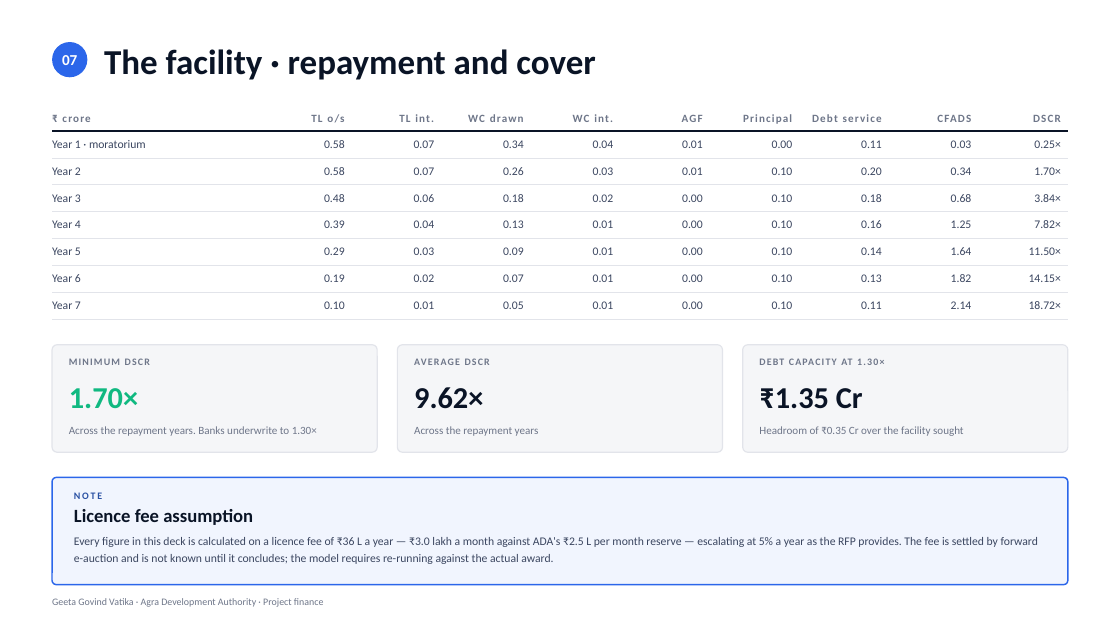
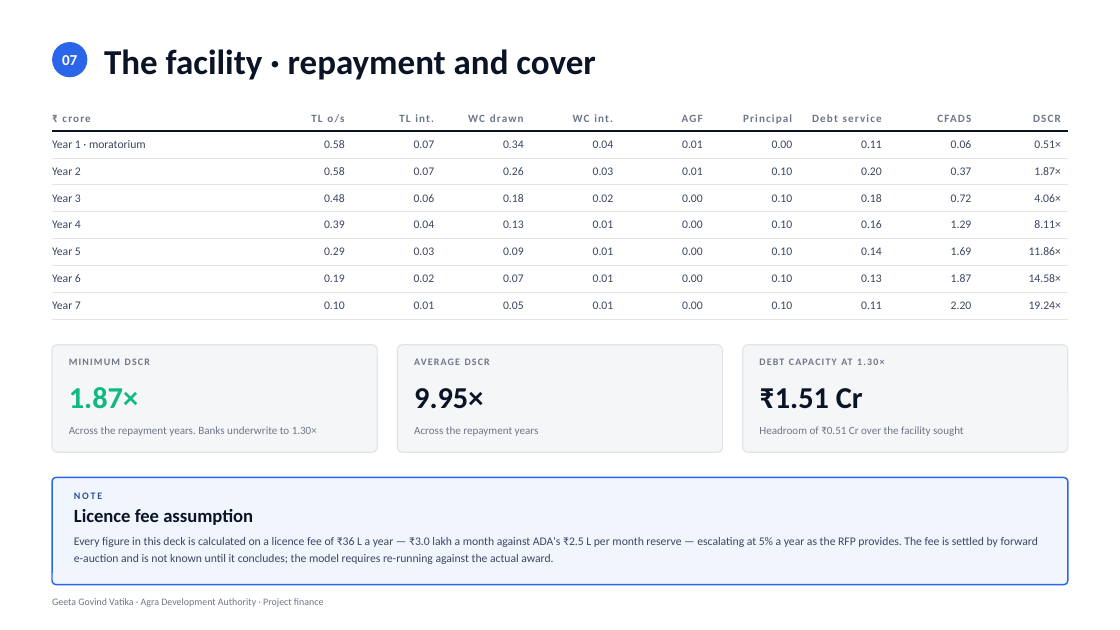
Before and after one commit to eodcfo/vappl-deck, a slide deck: slide 11 of pptx/EOD-Geeta-Govind-Vatika-Project-Finance.pptx. Drawn at 1120x630 pixels with LibreOffice and Linux fonts; fonts in the diff are those of the drawing. Boxes give left, top, right and bottom in pixels: in the first picture for what was removed or moved away, otherwise in the second. Text is boxed around its words. In the diff, an @@ line names an element or a change of style, - is before the commit and + after.

```diff
--- a/pptx/EOD-Geeta-Govind-Vatika-Project-Finance.pptx
+++ b/pptx/EOD-Geeta-Govind-Vatika-Project-Finance.pptx
@@ table at <box>52,104,1071,313</box> @@
-row 2, column 9: 0.03
+row 2, column 9: 0.06
-row 2, column 10: 0.25×
+row 2, column 10: 0.51×
-row 3, column 9: 0.34
+row 3, column 9: 0.37
-row 3, column 10: 1.70×
+row 3, column 10: 1.87×
-row 4, column 9: 0.68
+row 4, column 9: 0.72
-row 4, column 10: 3.84×
+row 4, column 10: 4.06×
-row 5, column 9: 1.25
+row 5, column 9: 1.29
-row 5, column 10: 7.82×
+row 5, column 10: 8.11×
-row 6, column 9: 1.64
+row 6, column 9: 1.69
-row 6, column 10: 11.50×
+row 6, column 10: 11.86×
-row 7, column 9: 1.82
+row 7, column 9: 1.87
-row 7, column 10: 14.15×
+row 7, column 10: 14.58×
-row 8, column 9: 2.14
+row 8, column 9: 2.20
-row 8, column 10: 18.72×
+row 8, column 10: 19.24×
@@ text at <box>69,387,138,409</box>: text changed @@
-1.70×
+1.87×
@@ text at <box>414,388,483,409</box>: text changed @@
-9.62×
+9.95×
@@ text at <box>759,388,863,408</box>: text changed @@
-₹1.35 Cr
+₹1.51 Cr
@@ text at <box>759,426,964,436</box>: text changed @@
-Headroom of ₹0.35 Cr over the facility sought
+Headroom of ₹0.51 Cr over the facility sought
```
Also in this commit, not shown: 6 other slides changed, 17 other files.
